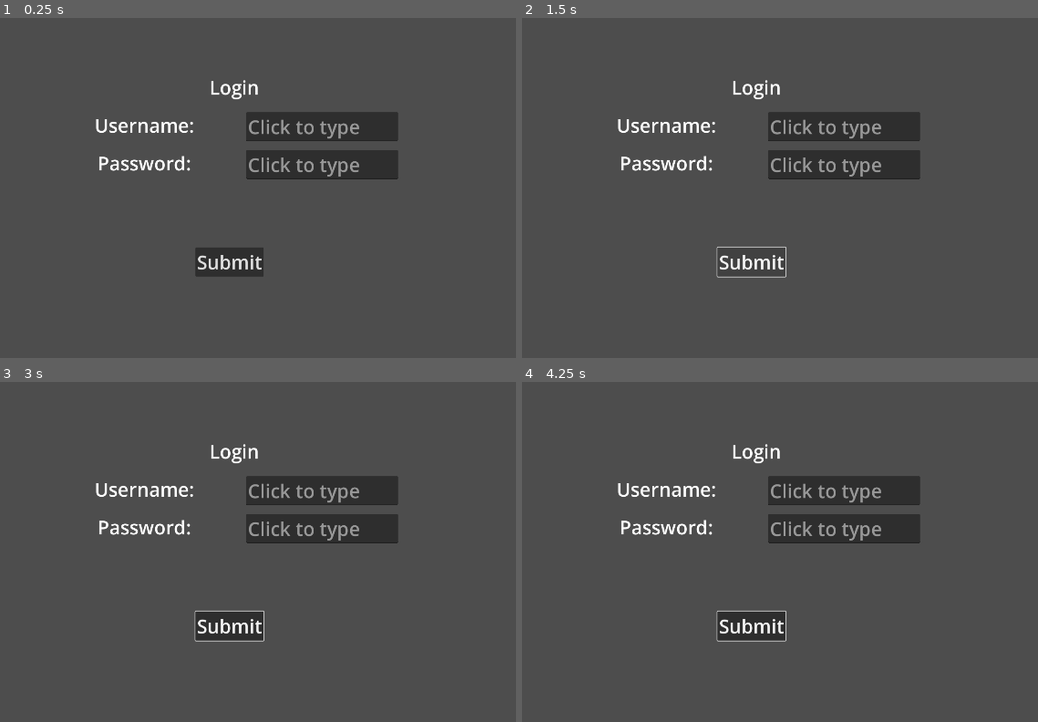
Above: before the commit, frames 1-4 (two rows, left to right).
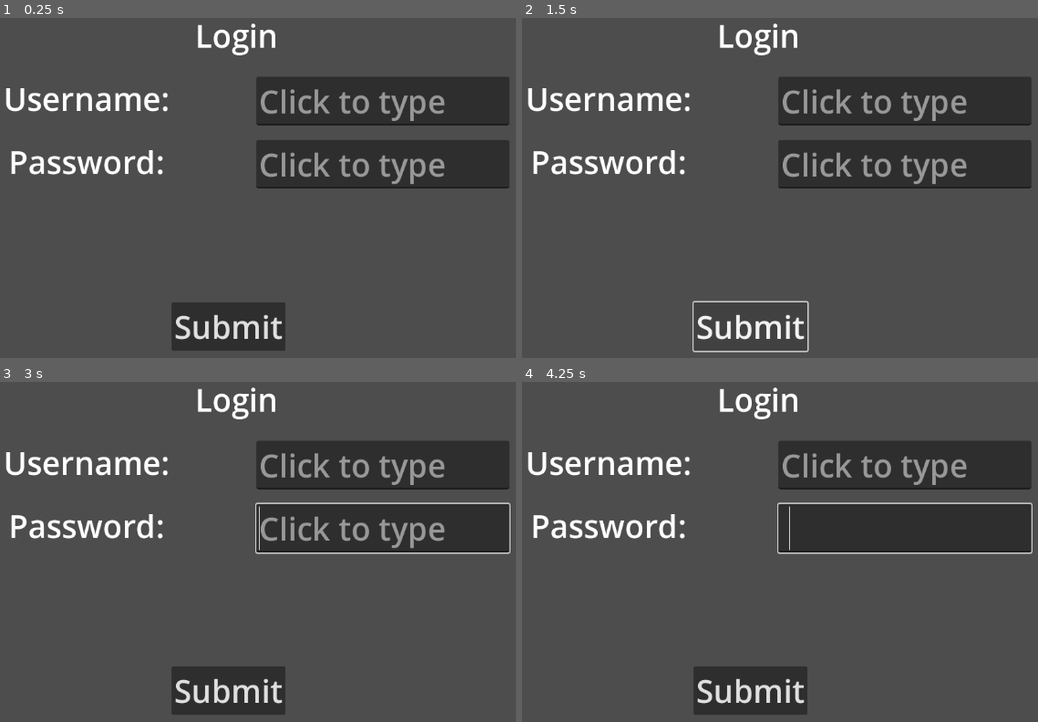
Above: after the commit, the same moments.

Repository: Lee-RoyDobson/SoftwareEngineering
Game: Godot game, scene res://Menus/LoginScreen.tscn
Two runs of this game, one before a commit and one after it. Both use one fixed random seed, a clock stepped at 60 frames per second and the inputs below.
Inputs (mouse positions are in pixels of both pictures, inside the frame that each line leads up to):
- Up to frame 1 (0.25 s): no input
- Up to frame 2 (1.5 s): click "Submit" at 0.5 s; click "Submit" at 1.25 s
- Up to frame 3 (3 s): click "Submit" at 2 s; tap Enter at 2.75 s; move the mouse to (392, 507) at 2.77 s; click (392, 507) at 2.92 s
- Up to frame 4 (4.25 s): tap Space at 3.5 s; drag from (609, 548) to (718, 609) at 3.52 s

The runs differ from the first frame. In frame 1, 19% of the frame differs, in the area x 1-99%, y 1-98%; in frame 2, 17%; in frame 3, 20%; in frame 4, 20%.

Commit message:
Checks if user already exists.

Diff:
--- a/Scripts/database.gd
+++ b/Scripts/database.gd
@@ -32,11 +32,17 @@
 	var path = "res://Data/Employees/" + str(employee) + "/LoginDetails"
 
 	var directory = DirAccess.open("res://Data/Employees/")
+
+	if directory.dir_exists("res://Data/Employees/" + str(employee)):
+		print("User already exists")
+		return false
+
 	if directory:
 		print("Directory res://Data/Employees/ opened.")
 		directory.make_dir(str(employee))
 	else:
 		print("Directory res://Data/Employees/ failed to open.")
+		return false
 
 	var data_entry = FileAccess.open(path, FileAccess.WRITE)
 	if data_entry:
@@ -70,6 +76,11 @@
 	var path = "res://Data/Managers/" + str(manager) + "/LoginDetails"
 
 	var directory = DirAccess.open("res://Data/Managers/")
+
+	if directory.dir_exists("res://Data/Managers/" + str(manager)):
+		print("User already exists")
+		return false
+
 	if directory:
 		print("Directory res://Data/Managers/ opened.")
 		directory.make_dir(str(manager))
--- a/project.godot
+++ b/project.godot
@@ -19,11 +19,6 @@
 
 Database="*res://Scripts/database.gd"
 
-[display]
-
-window/size/viewport_width=1920
-window/size/viewport_height=1080
-
 [file_customization]
 
 folder_colors={
Not shown, added: Data/Employees/123456/Tasks
